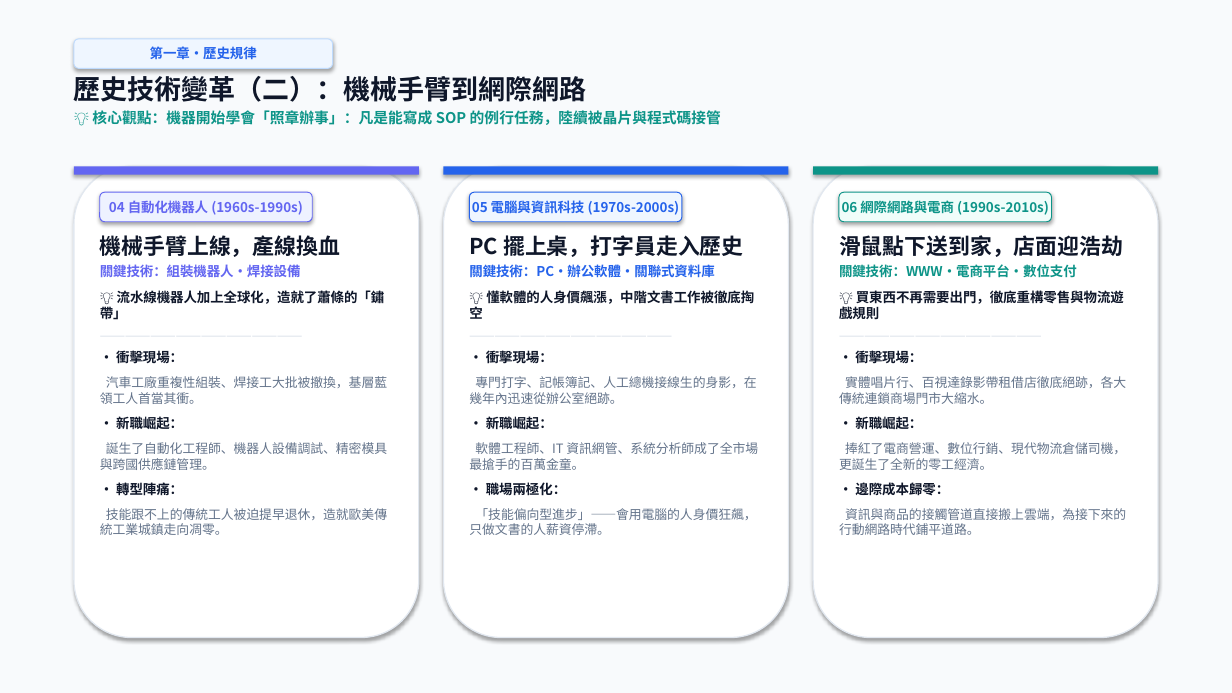
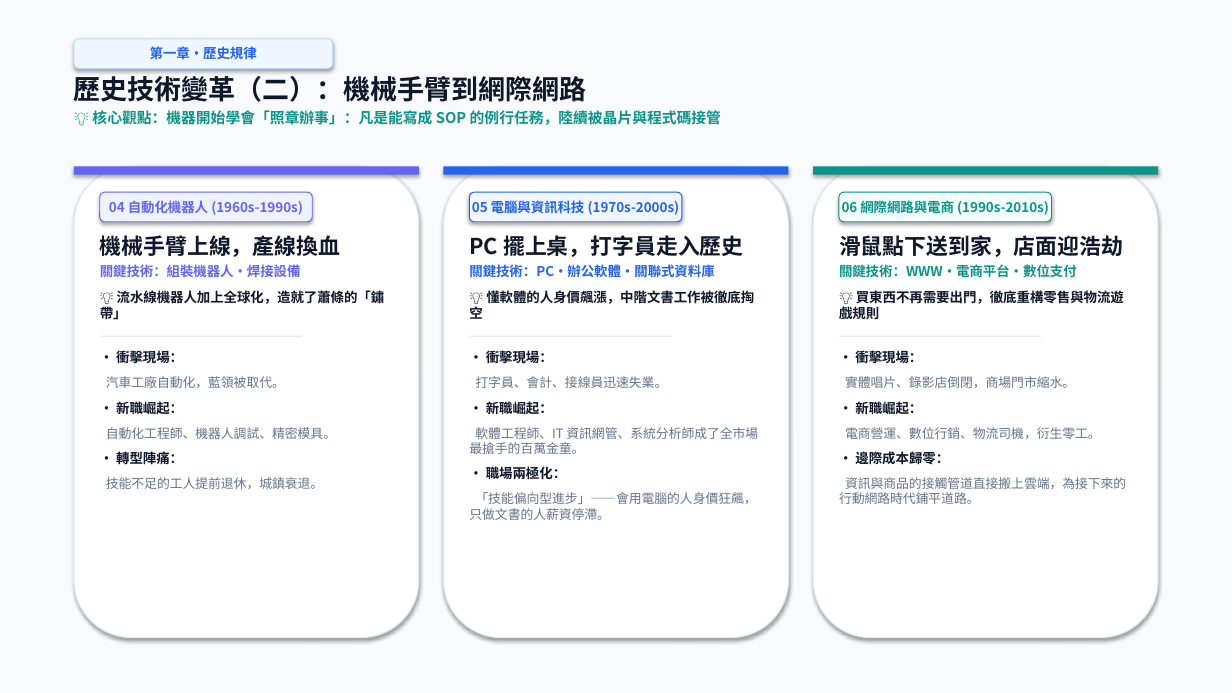
Before and after one commit to ZoeChengYu/2026F_information_and_life, a slide deck: slide 4 of 期中報告_ver.Gemini.1.0.1.pptx. Drawn at 1232x693 pixels with LibreOffice and Linux fonts; fonts in the diff are those of the drawing. Boxes give left, top, right and bottom in pixels: in the first picture for what was removed or moved away, otherwise in the second. Text is boxed around its words. In the diff, an @@ line names an element or a change of style, - is before the commit and + after.

```diff
--- a/期中報告_ver.Gemini.1.0.1.pptx
+++ b/期中報告_ver.Gemini.1.0.1.pptx
@@ text at bbox=[106, 350, 336, 489]: text changed @@
-• 衝擊現場：
-汽車工廠重複性組裝、焊接工大批被撤換，基層藍領工人首當其衝。
-• 新職崛起：
-誕生了自動化工程師、機器人設備調試、精密模具與跨國供應鏈管理。
-• 轉型陣痛：
-技能跟不上的傳統工人被迫提早退休，造就歐美傳統工業城鎮走向凋零。
+• 衝擊現場：
+汽車工廠自動化，藍領被取代。
+• 新職崛起：
+自動化工程師、機器人調試、精密模具。
+• 轉型陣痛：
+技能不足的工人提前退休，城鎮衰退。
@@ text at bbox=[475, 350, 667, 388]: text changed @@
-• 衝擊現場：
-專門打字、記帳簿記、人工總機接線生的身影，在幾年內迅速從辦公室絕跡。
+• 衝擊現場：
+打字員、會計、接線員迅速失業。
@@ text at bbox=[845, 350, 1101, 439]: text changed @@
-• 衝擊現場：
-實體唱片行、百視達錄影帶租借店徹底絕跡，各大傳統連鎖商場門市大縮水。
-• 新職崛起：
-捧紅了電商營運、數位行銷、現代物流倉儲司機，更誕生了全新的零工經濟。
+• 衝擊現場：
+實體唱片、錄影店倒閉，商場門市縮水。
+• 新職崛起：
+電商營運、數位行銷、物流司機，衍生零工。
```
Also in this commit, not shown: 6 other slides changed, 2 other files.
